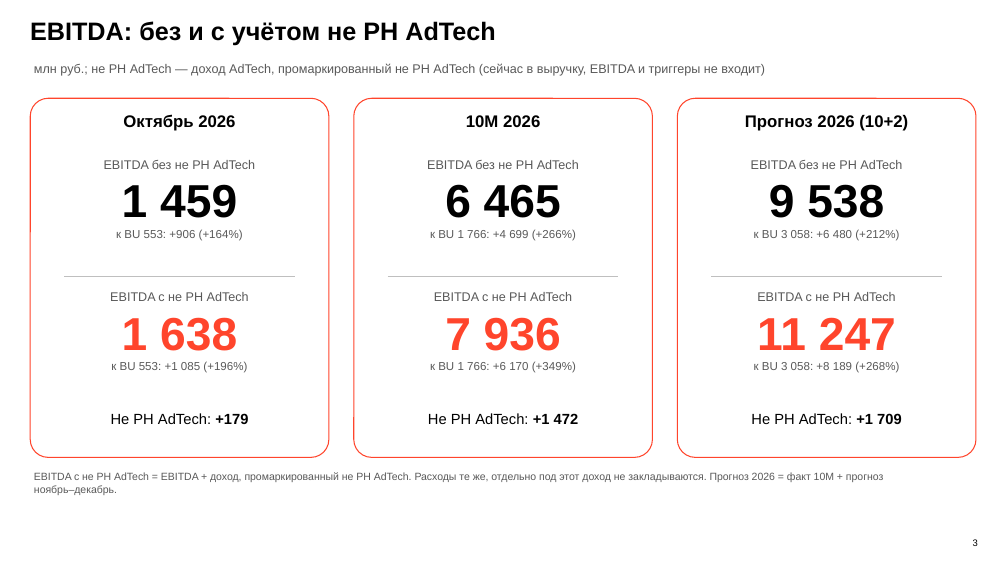
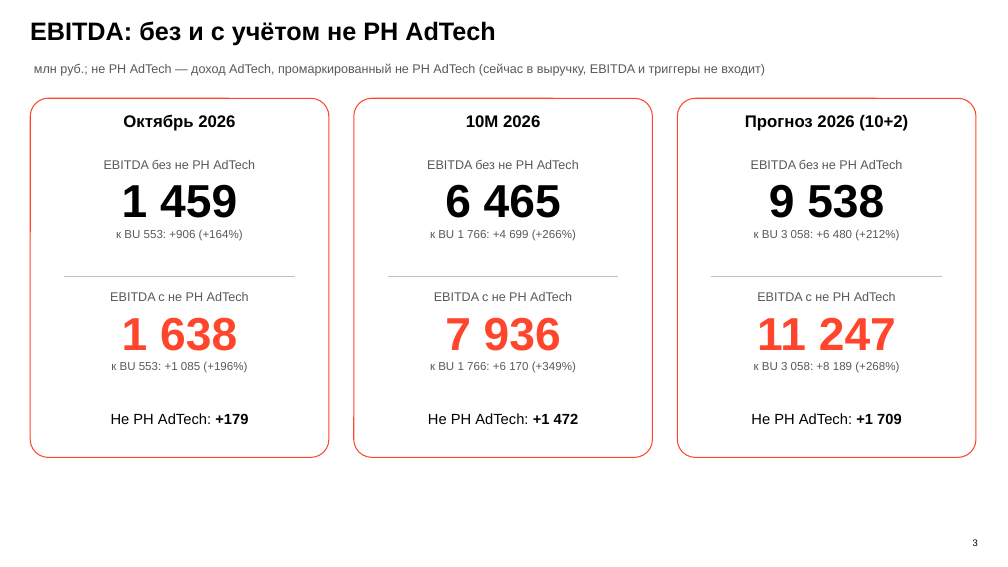
Before and after one commit to DenisMagnit/1, a slide deck: slide 3 of AdTech_MBR_Oct_2026.pptx. Drawn at 1008x567 pixels with LibreOffice and Linux fonts; fonts in the diff are those of the drawing; background and template pictures are left out. Boxes give left, top, right and bottom in pixels: in the first picture for what was removed or moved away, otherwise in the second. Text is boxed around its words. In the diff, an @@ line names an element or a change of style, - is before the commit and + after.

```diff
--- a/AdTech_MBR_Oct_2026.pptx
+++ b/AdTech_MBR_Oct_2026.pptx
@@ text removed at (34,472,883,495) @@
-EBITDA с не РН AdTech = EBITDA + доход, промаркированный не РН AdTech. Расходы те же, отдельно под этот доход не закладываются. Прогноз 2026 = факт 10М + прогноз ноябрь–декабрь.
```
Also in this commit, not shown: 3 other slides changed, 1 slide added.
